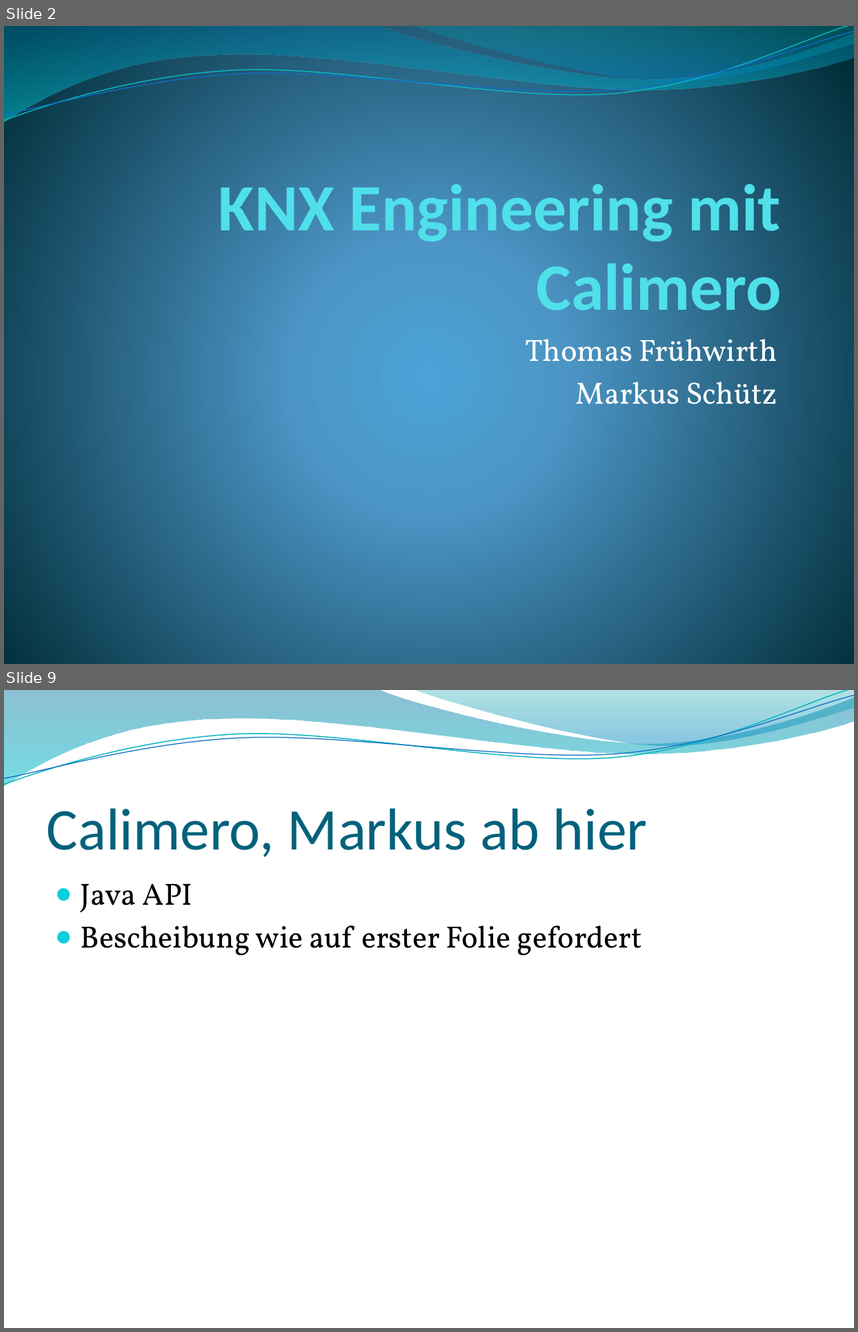
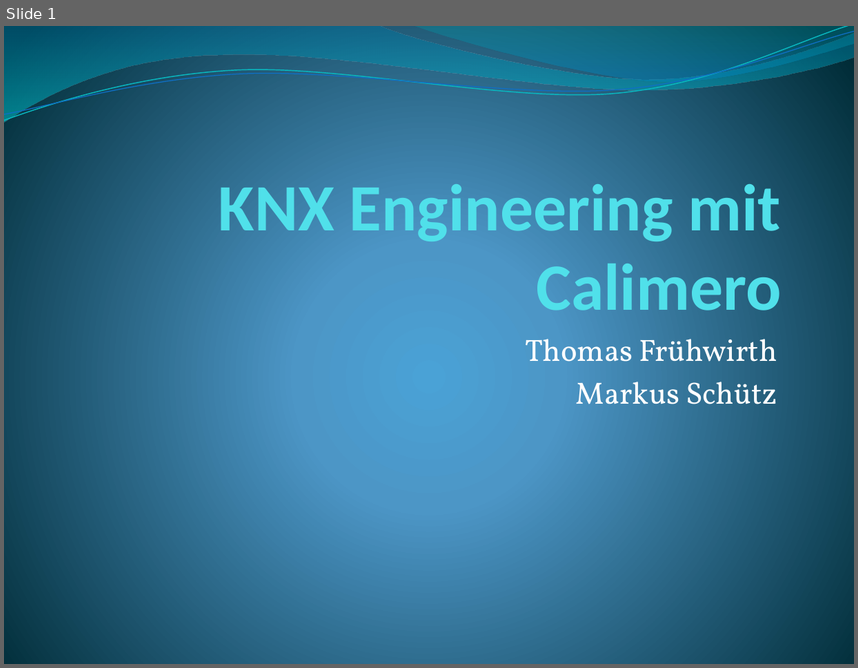
Before and after one commit to thomasfruehwirth/HBA, a slide deck: Praesentation/HBA_KNX_Frueh.pptx. Shown one above the other, each under a label of ours: slides 2 and 9 before the commit, slide 1 after it; the slides between them are not shown. The pictures are 858x1332 and 858x668 pixels, drawn with LibreOffice and Linux fonts; fonts in the diff are those of the drawing; background and template pictures are left out. Boxes give left, top, right and bottom in pixels: in the first picture for what was removed or moved away, otherwise in the second. Text is boxed around its words. In the diff, an @@ line names an element or a change of style, - is before the commit and + after.

```diff
--- a/Praesentation/HBA_KNX_Frueh.pptx
+++ b/Praesentation/HBA_KNX_Frueh.pptx
@@ slide 9 removed at (4,690,854,1328), background picture (left out); not listed: 4 template elements that a slide beside it also shows @@
@@ title removed at (47,808,648,857) @@
-Calimero, Markus ab hier
@@ text removed at (81,883,642,955) @@
-● Java API
-● Bescheibung wie auf erster Folie gefordert
@@ what was slide 2 is now slide 1 @@
```
Also in this commit, not shown: 7 slides changed, 9 slides added, 2 other slides removed, 43 other files.
